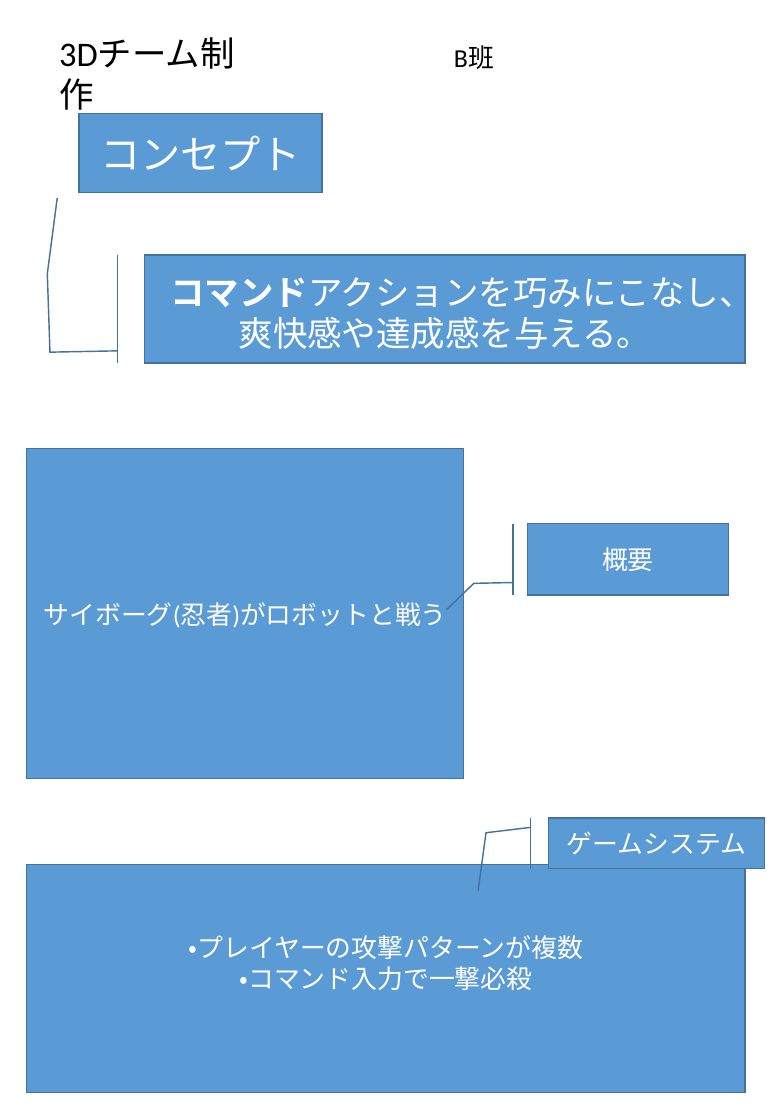
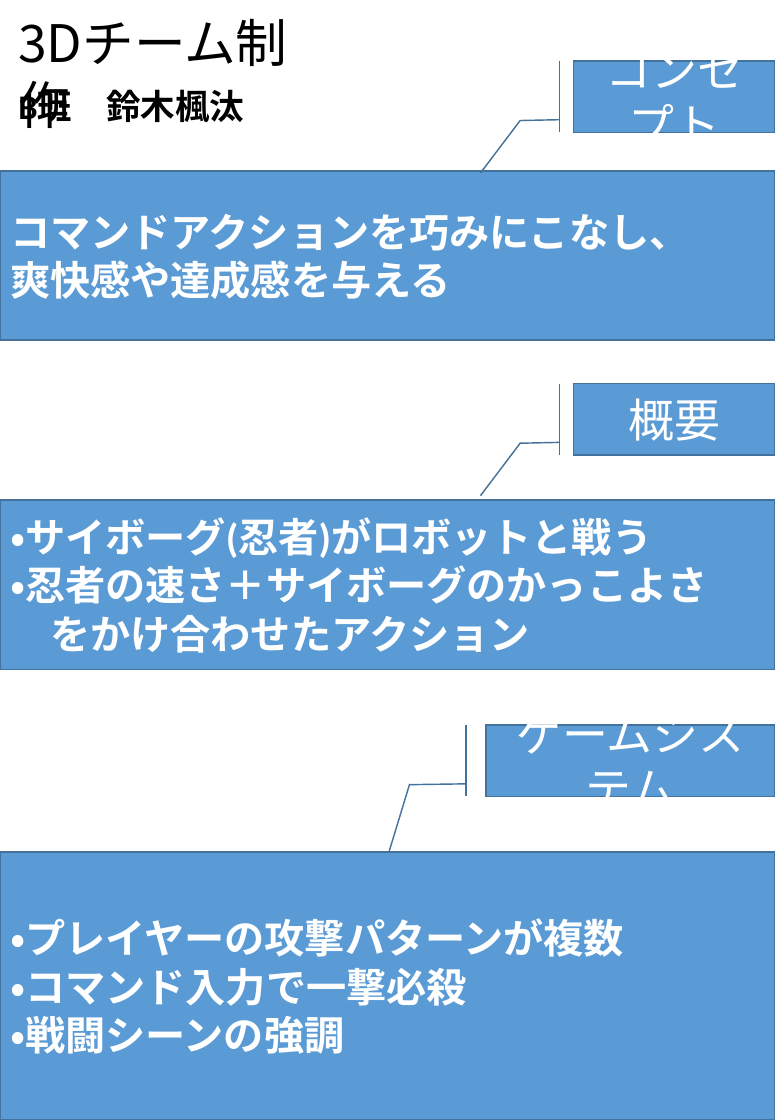
Before and after one commit to fu-ta-15/3DtameB, a slide deck: slide 1 of 前野七楓/3Dチーム制作/3Dチーム制作ワンシート.pptx. Drawn at 775x1120 pixels with LibreOffice and Linux fonts; fonts in the diff are those of the drawing. Boxes give left, top, right and bottom in pixels: in the first picture for what was removed or moved away, otherwise in the second. Text is boxed around its words. In the diff, an @@ line names an element or a change of style, - is before the commit and + after.

Commit message:
up

```diff
--- a/前野七楓/3Dチーム制作/3Dチーム制作ワンシート.pptx
+++ b/前野七楓/3Dチーム制作/3Dチーム制作ワンシート.pptx
@@ text "3Dチーム制作": place and size @@
-text "3Dチーム制作" at <box>49,27,285,79</box>
+text "3Dチーム制作" at <box>8,6,342,80</box>
@@ text "3Dチーム制作" at <box>8,6,342,80</box>: size 24 to 36 pt, font Calibri to Noto Sans CJK JP @@
@@ accent border callout "コンセプト": place and size @@
-accent border callout "コンセプト" at <box>79,114,321,192</box>
+accent border callout "コンセプト" at <box>574,61,775,132</box>
@@ accent border callout "コンセプト" at <box>574,61,775,132</box>: size 28 to 32 pt; rectangle to accent border callout @@
@@ text at <box>18,89,244,128</box>: text changed; size 18 to 24 pt; bold on @@
-B班
+B班 鈴木楓汰
@@ rectangle "コマンドアクションを巧みにこなし、": place and size @@
-rectangle "コマンドアクションを巧みにこなし、" at <box>145,254,745,363</box>
+rectangle "コマンドアクションを巧みにこなし、" at <box>0,170,775,340</box>
@@ rectangle "コマンドアクションを巧みにこなし、" at <box>0,170,775,340</box>: accent border callout to rectangle @@
@@ text in rectangle at <box>10,214,689,299</box>: text changed; size 24 to 28 pt; bold on @@
-コマンドアクションを巧みにこなし、爽快感や達成感を与える。
+コマンドアクションを巧みにこなし、
+爽快感や達成感を与える
@@ accent border callout "概要": place and size @@
-accent border callout "概要" at <box>527,524,728,595</box>
+accent border callout "概要" at <box>574,383,775,455</box>
@@ accent border callout "概要" at <box>574,383,775,455</box>: size 18 to 32 pt, font Calibri to Noto Sans CJK JP; proportions changed @@
@@ rectangle "・サイボーグ(忍者)がロボットと戦う": place and size @@
-rectangle "・サイボーグ(忍者)がロボットと戦う" at <box>27,448,464,778</box>
+rectangle "・サイボーグ(忍者)がロボットと戦う" at <box>0,500,775,670</box>
@@ text in rectangle at <box>10,517,707,653</box>: text changed; size 18 to 28 pt; bold on @@
-サイボーグ(忍者)がロボットと戦う
+・サイボーグ(忍者)がロボットと戦う
+・忍者の速さ＋サイボーグのかっこよさ
+をかけ合わせたアクション
@@ accent border callout "ゲームシステム" at <box>486,724,775,796</box>: size 18 to 32 pt, font Calibri to Noto Sans CJK JP; proportions changed @@
@@ accent border callout "ゲームシステム": place and size @@
-accent border callout "ゲームシステム" at <box>549,817,765,868</box>
+accent border callout "ゲームシステム" at <box>486,724,775,796</box>
@@ rectangle "・プレイヤーの攻撃パターンが複数": place and size @@
-rectangle "・プレイヤーの攻撃パターンが複数" at <box>27,864,745,1092</box>
+rectangle "・プレイヤーの攻撃パターンが複数" at <box>0,851,775,1119</box>
@@ text in rectangle at <box>10,918,624,1006</box>: size 18 to 28 pt, bold on in "・プレイヤーの攻撃パターンが複数", "・コマンド入力で一撃必殺"; alignment centre to left @@
@@ text in rectangle at <box>10,1016,344,1054</box>: paragraph added @@
+・戦闘シーンの強調
```
